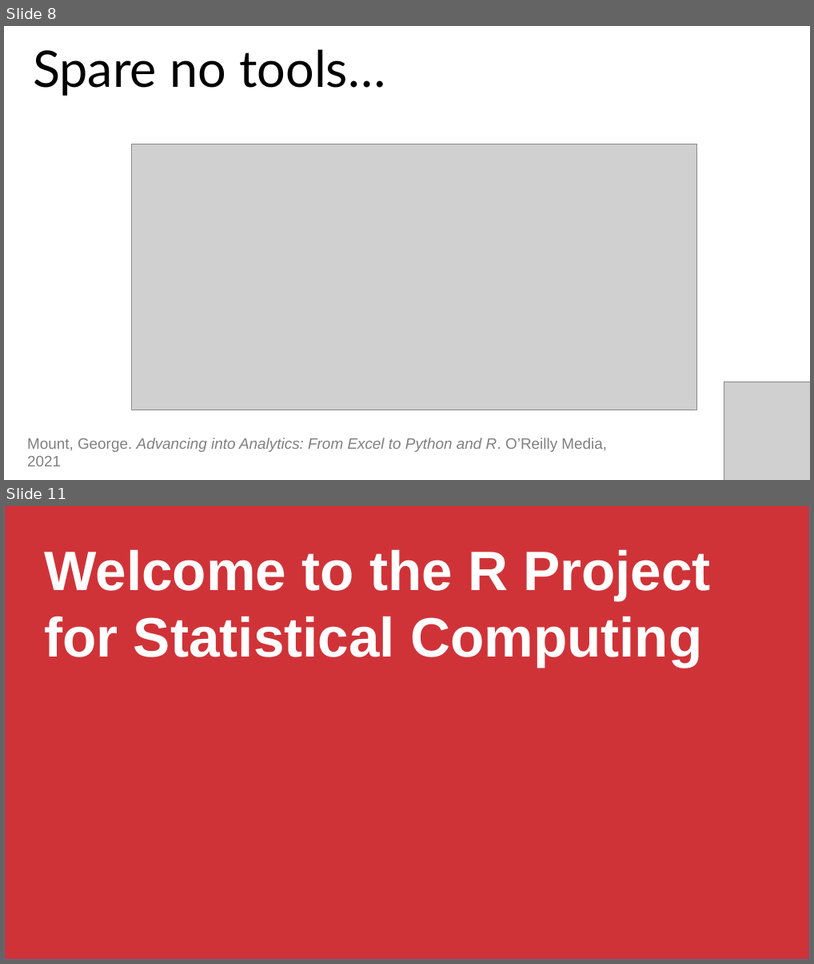
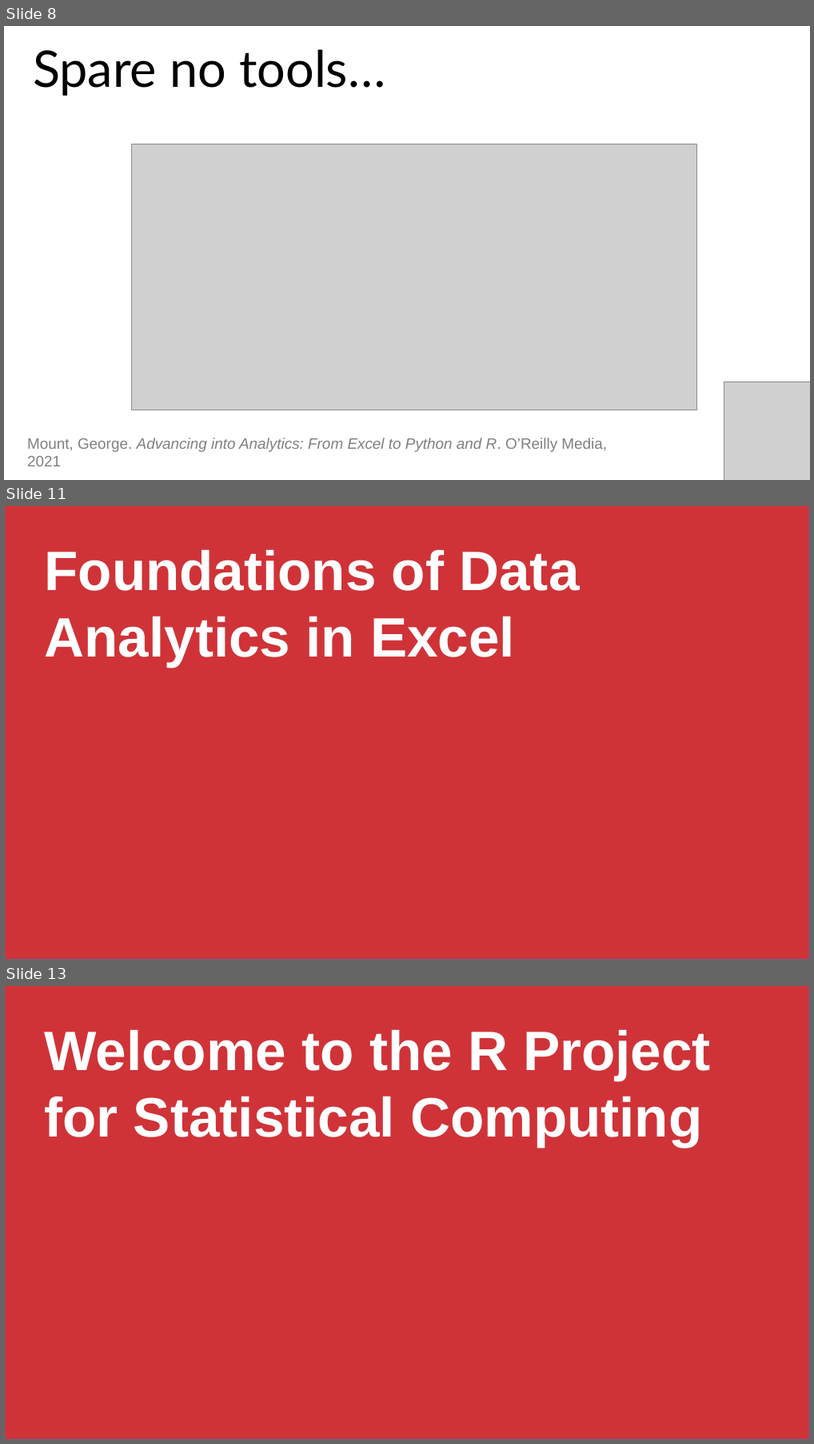
Before and after one commit to stringfestdata/advancing-into-analytics-ps-meetup, a slide deck: advancing-into-analytics-presentation.pptx. Shown one above the other, each under a label of ours: slides 8 and 11 before the commit, slides 8, 11 and 13 after it; the slides between them are not shown. The pictures are 814x964 and 814x1444 pixels, drawn with LibreOffice and Linux fonts; fonts in the diff are those of the drawing; grey boxes stand for pictures. Boxes give left, top, right and bottom in pixels: in the first picture for what was removed or moved away, otherwise in the second. Text is boxed around its words. In the diff, an @@ line names an element or a change of style, - is before the commit and + after.

```diff
--- a/advancing-into-analytics-presentation.pptx
+++ b/advancing-into-analytics-presentation.pptx
@@ slide 11 added at (4,506,810,960), background #FFFFFF @@
@@ rectangle added at (4,506,810,960), fill #CF3338, outline #43739E 1 pt @@
@@ text added at (45,549,579,667), 66 pt, text #FFFFFF, bold @@
+Foundations of Data Analytics in Excel
@@ what was slide 11 is now slide 13 @@
```
Also in this commit, not shown: 4 slides changed, 1 other slide added.
